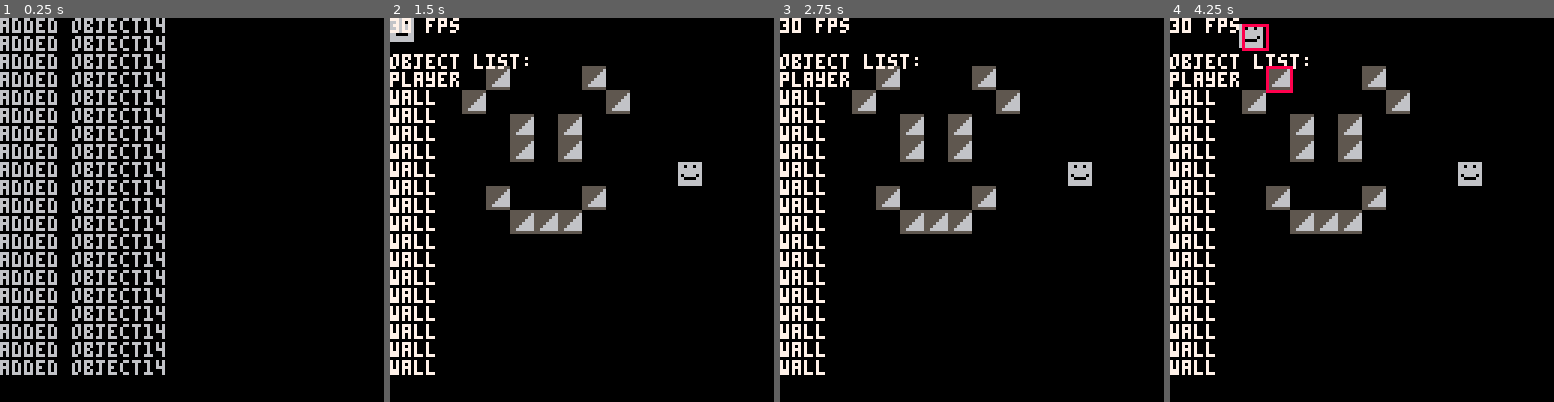
Above: before the commit, frames 1-4 (left to right).
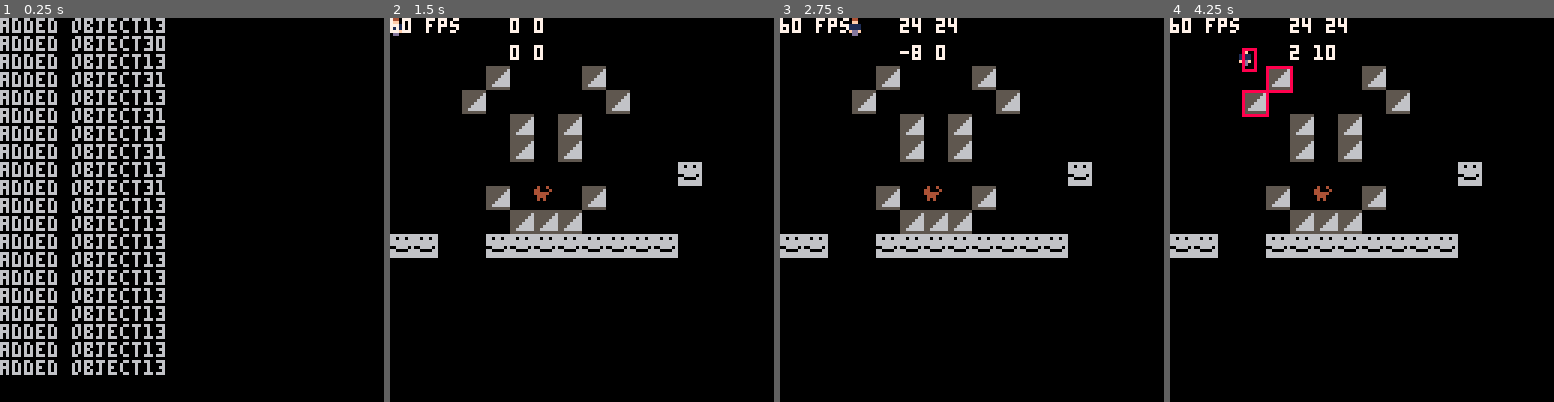
Above: after the commit, the same moments.

Repository: llopez020/Anxiety-at-its-Finest
Game: PICO-8 cartridge base.p8
Two runs of this game, one before a commit and one after it. Both use one fixed random seed, a clock stepped at 60 frames per second and the inputs below.
Inputs:
- Up to frame 1 (0.25 s): no input
- Up to frame 2 (1.5 s): tap X (X key) at 0.33, 1.07 s; tap O (Z key) at 0.7 s
- Up to frame 3 (2.75 s): hold Right 1.6-2.1 s; tap O (Z key) at 1.7, 2.1, 2.5 s; tap X (X key) at 1.85 s; hold Up 2.15-2.42 s; hold Right from 2.47 s (still down)
- Up to frame 4 (4.25 s): tap O (Z key) every 0.4 s from 2.9 to 4.1 s; tap X (X key) at 2.97, 4.08 s; release Right at 3.03 s; hold Left 3.08-3.58 s; hold Down 3.63-3.97 s; hold Right from 4.02 s (still down)

The runs differ from the first frame. In frame 1, 0.9% of the frame differs, in the area x 38-43%, y 0-93%; in frame 2, 8.3%; in frame 3, 8.4%; in frame 4, 9.0%, in the area x 0-76%, y 0-93%.

Commit message:
Add files via upload

Diff:
--- a/base.p8
+++ b/base.p8
@@ -12,21 +12,25 @@
 
 --debug switch
 debugint=1
-debugprint=1
+debugprint=0
 
 --animation test vars
 start_animate = 1
 sprite_animation = {24,25}
 
+grav=2
+gravspd=2
 mapx=0
 mapy=0
 oldmapx=0
 oldmapy=0
+mapwidth=30
+mapheight=30
 
 mode = "initdebug"
 
 loadmap()
-player = create_object("player",13,0,0,8,8)
+player = create_object("player",0,0,0,4,7)
 
 palt(11, true) -- green color as transparency is true
 palt(0, false) -- black color as transparency is false
@@ -34,7 +38,7 @@
 end
 -->8
 -- update - called on every frame
-function _update()
+function _update60()
 
 if mode=="initdebug" then initdebug() end
 if mode=="test" then testmode() end
@@ -51,35 +55,40 @@
 
 if debugint==1 then print(stat(7).." fps\n",0,0,7) end
 
-//** does not work do not uncomment **
-//map(mapx,mapy)
-//print((mapx*8).." "..player.x,0,0,7)
-//oldmapx=mapx oldmapy=mapy
-//playeroldx=player.oldx
-//playeroldy=player.oldy
-//
-
-spd=1
+player.oldx=player.x player.oldy=player.y olddmapx=mapx olddmapy=mapy
+
+spd=.5
 if debugprint==1 then printlist() end
-if btn(1) then player.x=player.x+spd checkallcol(player) mapx+=.125*spd end
-if btn(0) then player.x=player.x-spd checkallcol(player) mapx-=.125*spd end
-if btn(2) then player.y=player.y-spd checkallcol(player) mapy-=.125*spd end
-if btn(3) then player.y=player.y+spd checkallcol(player) mapy+=.125*spd end
-
-//** does not work do not uncomment **
-//if player.x>64 and mapx<128-8 then player.x=64 end
-//if player.x<64 and mapx>=0+8 then player.x=64 end
+if btn(1) then player.x=player.x+spd mapx+=.125*spd checkallcol(player,0) end
+if btn(0) then player.x=player.x-spd mapx-=.125*spd checkallcol(player,0) end
+if btn(2) then player.y=player.y-spd mapy-=.125*spd checkallcol(player,1) end
+if btn(3) then player.y=player.y+spd mapy+=.125*spd checkallcol(player,1) end
+//if checkallcol(player)==false then player.y=player.y+grav mapy+=.125*grav checkallcol(player) end
+//if player.y==player.oldy then player.y=player.y-gravspd end
+
+if player.x<0 then player.x=0 end
+if player.x>=128-player.width then player.x=128-player.width end
+if player.x>64 and mapx<mapwidth-8 then player.x=64 end
+if player.x<64 and mapx>=0+8 then player.x=64 end
+
+if player.y<0 then player.y=0 end
+if player.y>=128-player.height then player.y=128-player.height end
+if player.y>64 and mapy<mapheight-8 then player.y=64 end
+if player.y<64 and mapy>=0+8 then player.y=64 end
 //if player.x<=0 and mapx<=0 then player.x=playeroldx end
-//if player.x>128-8 and mapx<=128-8 then player.x=playeroldx end
-//if player.x==playeroldx then else if player.x==64 then moveallx() end end
+//if player.x>128-8 and mapx<=128-8 then player.x=playeroldy end
+if player.x==64 and player.x==player.oldx and player.x!=0 then moveallx() end
+if player.y==64 and player.y==player.oldy and player.y!=0 then moveally() end
 //if player.y==playeroldy then else moveally() end
+print((ceil(mapx*8)).." "..ceil(player.x),40,0,7)
+print((ceil(mapy*8)).." "..ceil(player.y),40,9,7)
 
 end
 
 function moveallx()
  	local temp = objlist
 		while temp do
-			if (player.id!=temp.value.id) then temp.value.x=temp.value.x+(8*(oldmapx-mapx)) end
+			if (player.id!=temp.value.id) then temp.value.x=temp.value.x+((olddmapx-mapx)*8) end
 			temp = temp.next
 		end
 end
@@ -87,7 +96,7 @@
 function moveally()
  	local temp = objlist
 		while temp do
-			if (player.id!=temp.value.id) then temp.value.y=temp.value.y+(8*(oldmapy-mapy)) end
+			if (player.id!=temp.value.id) then temp.value.y=temp.value.y+((olddmapy-mapy)*8) end
 			temp = temp.next
 		end
 end
@@ -95,26 +104,29 @@
 function drawallobj()
  	local temp = objlist
 		while temp do
-			temp.value.draw(temp.value)
-			temp = temp.next
-		end
-end
-
-function checkallcol(obj1)
+			if temp.value.x>0-32 and temp.value.x<128-8+32 and temp.value.y>0-32 and temp.value.x<128-8+32 then temp.value.draw(temp.value) end
+			temp = temp.next
+		end
+end
+
+function checkallcol(obj1,x_y)
  	local temp = objlist
 		while temp do
 		 if (abs(obj1.x-temp.value.x)>obj1.width*2 or abs(obj1.y-temp.value.y)>obj1.height*2) then goto continue end
-			if (obj1.id!=temp.value.id and checkcol(obj1, temp.value)==true) then return end
+			if (obj1.id!=temp.value.id and checkcol(obj1, temp.value,x_y)==true) then	return true end
 			::continue::
 			temp = temp.next
 		end
-		obj1.oldx=obj1.x
-		obj1.oldy=obj1.y
-end
-
-function checkcol(obj1, obj2)
+		if obj1.id!="player" then if x_y == 0 then obj1.oldx=obj1.x else obj1.oldy=obj1.y end end
+		if obj1.id=="player" then oldmapx=mapx oldmapy=mapy end
+		return false
+end
+
+function checkcol(obj1, obj2,x_y)
  bool = sprcoll(obj1.x,obj1.y,obj1.width,obj1.height,obj2.x,obj2.y,obj2.width,obj2.height)
-	if bool==true then obj1.x=obj1.oldx obj1.y=obj1.oldy end
+	if bool==true then if x_y==0 then obj1.x=obj1.oldx else obj1.y=obj1.oldy end
+			if obj1.id=="player" then mapx=oldmapx mapy=oldmapy end
+	end
 	return bool
 end
 
@@ -156,8 +168,8 @@
 end
 
 function loadmap()
-	for i=0,128,1 do
-		for j=0,128,1 do
+	for i=0,mapwidth,1 do
+		for j=0,mapheight,1 do
 		 if (mget(i,j)!=0) then create_object("wall",mget(i,j),i*8,j*8,8,8) end
 	 end
 	end
@@ -175,6 +187,8 @@
 width=rwidth, --object width
 height=rheight, --object height
 id=uid, --unique id
+mapx,
+mapy
 }
 
 	function a.draw(obj)
@@ -212,7 +226,7 @@
 0ff0bbbb0fbbbbbbf0bbbbbbb0fbbbbbbb0fbbbb0fbbbbbb0fbbbbbb04bbbbbbbbbbbbbbf44fbbbbcbcbbcbcb44bbbbb44bbbbbb660660665566666666666675
 1111bbbb11bbbbbb11bbbbbb111bbbbbb111bbbb11bbbbbb11bbbbbb0fbbbbbbbbbbbbbb1ff1bbbbcbc00cbc8888bbbb88bbbbbb666666665556666666666775
 1111bbbb11bbbbbb11bbbbbbf11fbbbbbf11fbbb11bbbbbb11bbbbbb11fbbbbbbbbbbbbb1111bbbbcb0440bc4884bbbb48bbbbbb666666665555666666667775
-fddfbbbbfdbbbbbbdfbbbbbbbddbbbbbbbddbbbbfdbbbbbbfdbbbbbb11bbbbbbbbbbbbbbb11bbbbbcb1111bc4114bbbb41bbbbbb606666065555566666677775
+fddfbbbbfdbbbbbbdfbbbbbbbddbbbbbbbddbbbbfdbbbbbbfdbbbbbb11bbbbbbbbbbbbbbb11bbbbbcb1111bc4114bbbb41bbbbbb006666065555566666677775
 bddbbbbbbdbbbbbbdbbbbbbb0dbdbbbbbdbbdbbbddbbbbbbbdbbbbbbdddbbbbb4f11dbbbbddbbbbbcb1ff1bcb11bbbbbb1bbbbbb660000665555556666777775
 b00bbbbbb0bbbbbb0bbbbbbbbbb0bbbb0bbb0bbb00bbbbbbb0bbbbbbbb0bbbbb0011fd0bb00bbbbbcbb44bbcb88bbbbbb8bbbbbb666666665555555667777775
 bbbbbbbbbbbbbbbbbbbbbbbbbbbbbbbbbbbbbbbbbbbbbbbbbbbbbbbbbbbbbbbbbbbbbbbbbbbbbbbbbbbbbbbbbbbbbbbbbbbbbbbb666666665555555577777775
@@ -274,14 +288,27 @@
 cccccccccccccccccccccccccccccc5555ccc505cc500bbbbbbbbbbbbbbbbbbb0000000000000000000000000000000000000000000000000000000000000000
 __map__
 000000000000000000000000000000000000000000000000000000000000000000000000000e000000000000000000000000000e00000000000000000000000000000000000000000000000000000000000000000000000000000000000000000000000000000000000000000000000000000000000000000000000000000000
-000000000000000000000000000000000000000000000000000000000000000000000000000e0e000000000000000000000000000000000e000000000000000000000000000000000000000000000000000000000000000000000000000000000000000000000000000000000000000000000000000000000000000000000000
-000000001e0000001e0000000000000000000000000000000000000000000000000000000e00000000000000000000000000000000000000000000000000000000000000000000000000000000000000000000000000000000000000000000000000000000000000000000000000000000000000000000000000000000000000
-0000001e00000000001e0000000000000000000000000e0000000000000000000000000e00000e000000000000000000000000000000000000000e000e00000000000000000000000000000000000000000000000000000000000000000000000000000000000000000000000000000000000000000000000000000000000000
-00000000001e001e00000000000000000000000000000e0000000000000000000000000e00000e00000000000000000000000000000000000000000e000e000000000000000000000000000000000000000000000000000000000000000000000000000000000000000000000000000000000000000000000000000000000000
-00000000001e001e0000000000000000000000000000000e000000000000000000000e00000000000000000000000000000000000000000000000e0e0000000000000000000000000000000000000000000000000000000000000000000000000000000000000000000000000000000000000000000000000000000000000000
-0000000000000000000000000d00000000000000000000000e000000000000000000000000000e0000000000000000000000000000000000000e000000000000000e0000000000000000000000000000000000000000000000000000000000000000000000000000000000000000000000000000000000000000000000000000
-000000001e0000001e000000000000000000000000000000000e00000000000e0e00000000000e000000000000000000000000000e0e00000e0e0e0e000000000000000e000000000000000000000000000000000000000000000000000000000000000000000000000000000000000000000000000000000000000000000000
+000000000000000000000000000000000d0d0d0d00000000000000000000000000000000000e0e000000000000000000000000000000000e000000000000000000000000000000000000000000000000000000000000000000000000000000000000000000000000000000000000000000000000000000000000000000000000
+000000001e0000001e000000000000000d000000000000000000000000000000000000000e00000000000000000000000000000000000000000000000000000000000000000000000000000000000000000000000000000000000000000000000000000000000000000000000000000000000000000000000000000000000000
+0000001e00000000001e0000000000000d000d0d00000e0000000000000000000000000e00000e000000000000000000000000000000000000000e000e00000000000000000000000000000000000000000000000000000000000000000000000000000000000000000000000000000000000000000000000000000000000000
+00000000001e001e00000000000000000d000d0000000e0000000000000000000000000e00000e00000000000000000000000000000000000000000e000e000000000000000000000000000000000000000000000000000000000000000000000000000000000000000000000000000000000000000000000000000000000000
+00000000001e001e00000000000000000d000d000000000e000000000000000000000e00000000000000000000000000000000000000000000000e0e0000000000000000000000000000000000000000000000000000000000000000000000000000000000000000000000000000000000000000000000000000000000000000
+0000000000000000000000000d00000000000d00000000000e000000000000000000000000000e0000000000000000000000000000000000000e000000000000000e0000000000000000000000000000000000000000000000000000000000000000000000000000000000000000000000000000000000000000000000000000
+000000001e0020001e000000000000000d0d0d0000000000000e00000000000e0e00000000000e000000000000000000000000000e0e00000e0e0e0e000000000000000e000000000000000000000000000000000000000000000000000000000000000000000000000000000000000000000000000000000000000000000000
 00000000001e1e1e00000000000000000000000000000000000000000e000e000000000000000e000000000000000000000e00000000000e0000000000000e0000000000000000000000000000000000000000000000000000000000000000000000000000000000000000000000000000000000000000000000000000000000
-000000000000000000000000000000000000000000000000000000000e0e00000000000000000e00000000000000000e0e000000000e000000000000000000000e000e00000e0e000000000000000000000000000000000000000000000000000000000000000000000000000000000000000000000000000000000000000000
+0d0d00000d0d0d0d0d0d0d0d000000000000000000000000000000000e0e00000000000000000e00000000000000000e0e000000000e000000000000000000000e000e00000e0e000000000000000000000000000000000000000000000000000000000000000000000000000000000000000000000000000000000000000000
 000000000000000000000000000000000000000000000000000000000e00000e0000000000000e00000000000e0e00000000000e0000000000000000000000000000000e000e00000000000000000000000000000000000000000000000000000000000000000000000000000000000000000000000000000000000000000000
 0000000000000000000000000000000000000000000000000000000000000000000e000e0e0e0e000000000e0e0e0e0e000e000000000000000000000000000000000000000000000000000000000000000000000000000000000000000000000000000000000000000000000000000000000000000000000000000000000000
+0000000000000000000000000000000000000000000000000000000000000000000000000000000000000000000000000000000000000000000000000000000000000000000000000000000000000000000000000000000000000000000000000000000000000000000000000000000000000000000000000000000000000000
+0000000000000000000000000000000000000000000000000000000000000000000000000000000000000000000000000000000000000000000000000000000000000000000000000000000000000000000000000000000000000000000000000000000000000000000000000000000000000000000000000000000000000000
+0000000000000000000000000000000000000000000000000000000000000000000000000000000000000000000000000000000000000000000000000000000000000000000000000000000000000000000000000000000000000000000000000000000000000000000000000000000000000000000000000000000000000000
+0000000000000000000000000000000000000000000000000000000000000000000000000000000000000000000000000000000000000000000000000000000000000000000000000000000000000000000000000000000000000000000000000000000000000000000000000000000000000000000000000000000000000000
+0000000000000000000000000000000000000000000000000000000000000000000000000000000000000000000000000000000000000000000000000000000000000000000000000000000000000000000000000000000000000000000000000000000000000000000000000000000000000000000000000000000000000000
+0000000000000000000000000000000000000000000000000000000000000000000000000000000000000000000000000000000000000000000000000000000000000000000000000000000000000000000000000000000000000000000000000000000000000000000000000000000000000000000000000000000000000000
+0000000000000000000000000000000000000000000000000000000000000000000000000000000000000000000000000000000000000000000000000000000000000000000000000000000000000000000000000000000000000000000000000000000000000000000000000000000000000000000000000000000000000000
+0000000000000000000000000000000000000000000000000000000000000000000000000000000000000000000000000000000000000000000000000000000000000000000000000000000000000000000000000000000000000000000000000000000000000000000000000000000000000000000000000000000000000000
+0000000000000000000000000000000000000000000000000000000000000000000000000000000000000000000000000000000000000000000000000000000000000000000000000000000000000000000000000000000000000000000000000000000000000000000000000000000000000000000000000000000000000000
+0000000000000000000000000000000000000000000000000000000000000000000000000000000000000000000000000000000000000000000000000000000000000000000000000000000000000000000000000000000000000000000000000000000000000000000000000000000000000000000000000000000000000000
+0000000000000000000000000000000000000000000000000000000000000000000000000000000000000000000000000000000000000000000000000000000000000000000000000000000000000000000000000000000000000000000000000000000000000000000000000000000000000000000000000000000000000000
+0000000000000000000000000000000000000000000000000000000000000000000000000000000000000000000000000000000000000000000000000000000000000000000000000000000000000000000000000000000000000000000000000000000000000000000000000000000000000000000000000000000000000000
+0000001f1f1f001f001f1f1f1f00000000000000000000000000000000000000000000000000000000000000000000000000000000000000000000000000000000000000000000000000000000000000000000000000000000000000000000000000000000000000000000000000000000000000000000000000000000000000
